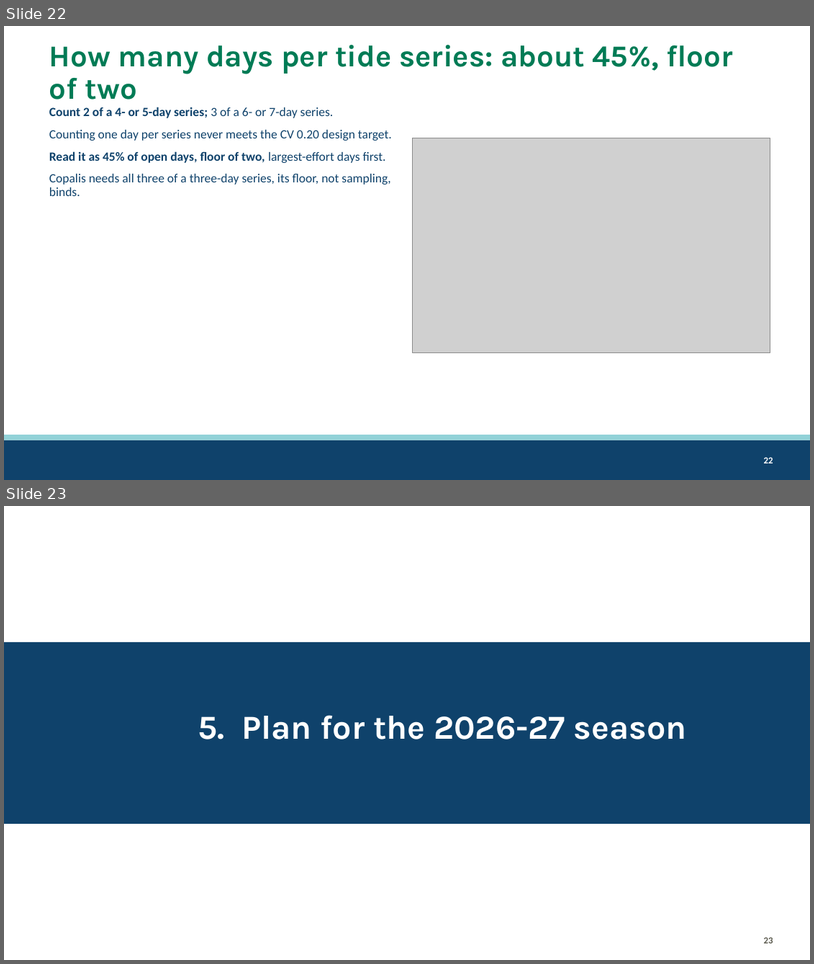
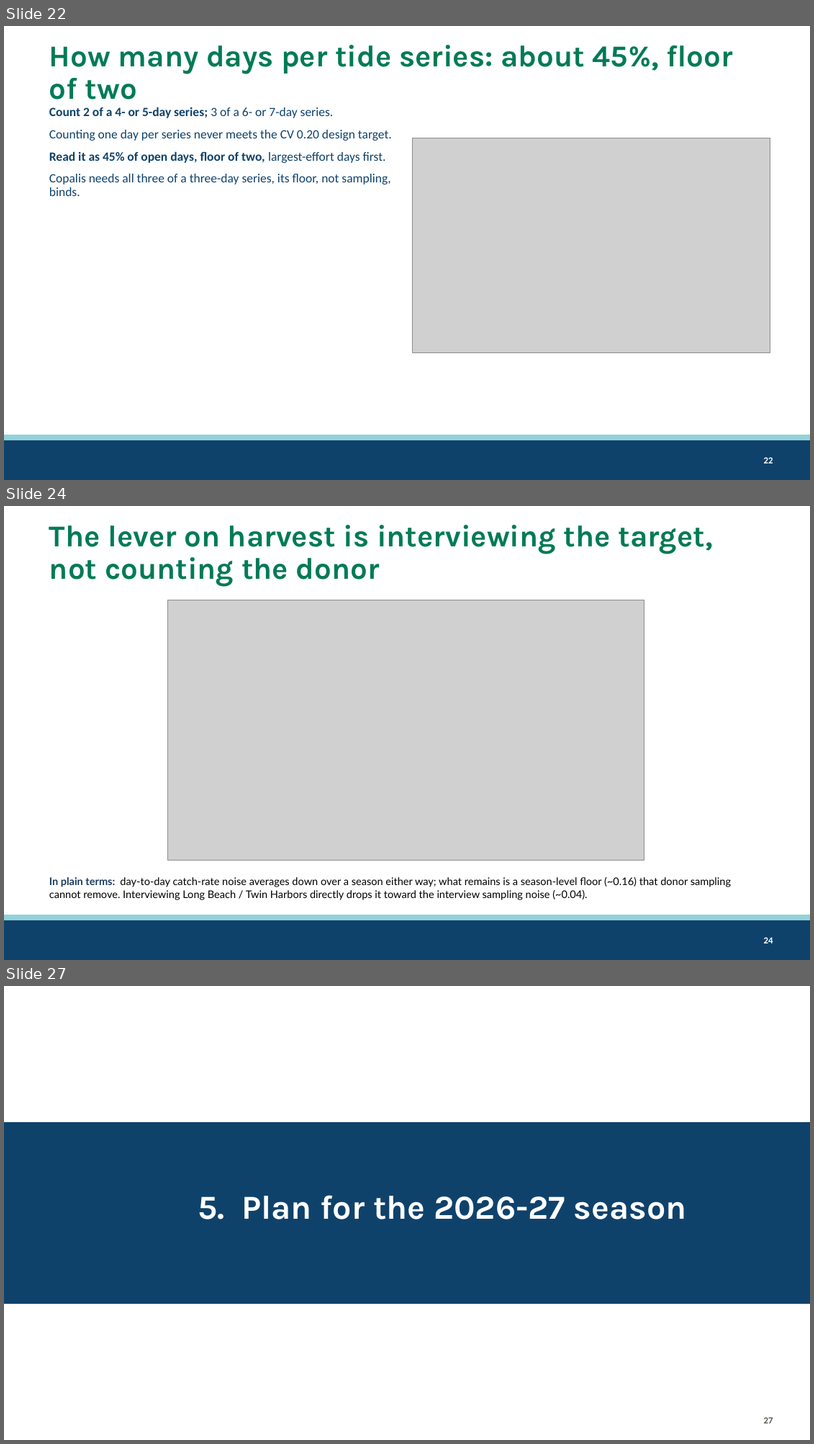
Before and after one commit to mattgeorgephd/razor-clam-harvest-monitoring, a slide deck: 07_presentations/razor-clam-sampling-design.pptx. Shown one above the other, each under a label of ours: slides 22 and 23 before the commit, slides 22, 24 and 27 after it; the slides between them are not shown. The pictures are 814x964 and 814x1444 pixels, drawn with LibreOffice and Linux fonts; fonts in the diff are those of the drawing; grey boxes stand for pictures; background and template pictures are left out. Boxes give left, top, right and bottom in pixels: in the first picture for what was removed or moved away, otherwise in the second. Text is boxed around its words. In the diff, an @@ line names an element or a change of style, - is before the commit and + after.

```diff
--- a/07_presentations/razor-clam-sampling-design.pptx
+++ b/07_presentations/razor-clam-sampling-design.pptx
@@ slide 24 added at [4,506,810,960], background #FFFFFF; not listed: 3 template elements that a slide beside it also shows @@
@@ title added at [49,525,713,587], 36 pt, text #007B55, bold @@
+The lever on harvest is interviewing the target, not counting the donor
@@ picture added at [168,600,645,860] @@
@@ text added at [49,877,731,900], 12.5 pt, text #000000 @@
+In plain terms: day-to-day catch-rate noise averages down over a season either way; what remains is a season-level floor (~0.16) that donor sampling cannot remove. Interviewing Long Beach / Twin Harbors directly drops it toward the interview sampling noise (~0.04).
@@ what was slide 23 is now slide 27 @@
@@ page number at [764,1417,774,1423]: text changed @@
-23
+27
```
Also in this commit, not shown: 1 slide changed, 3 other slides added, 11 other files.
